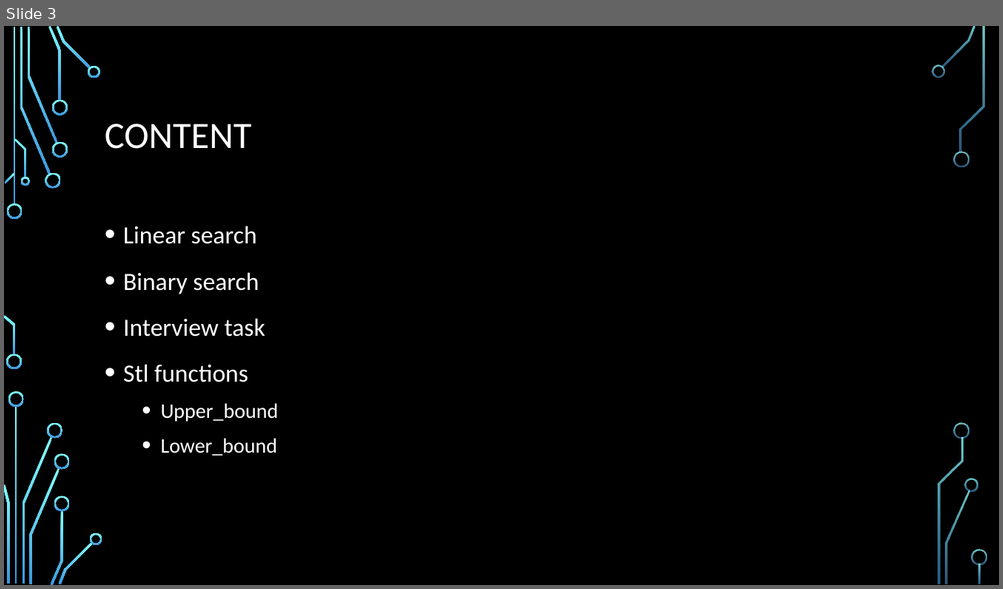
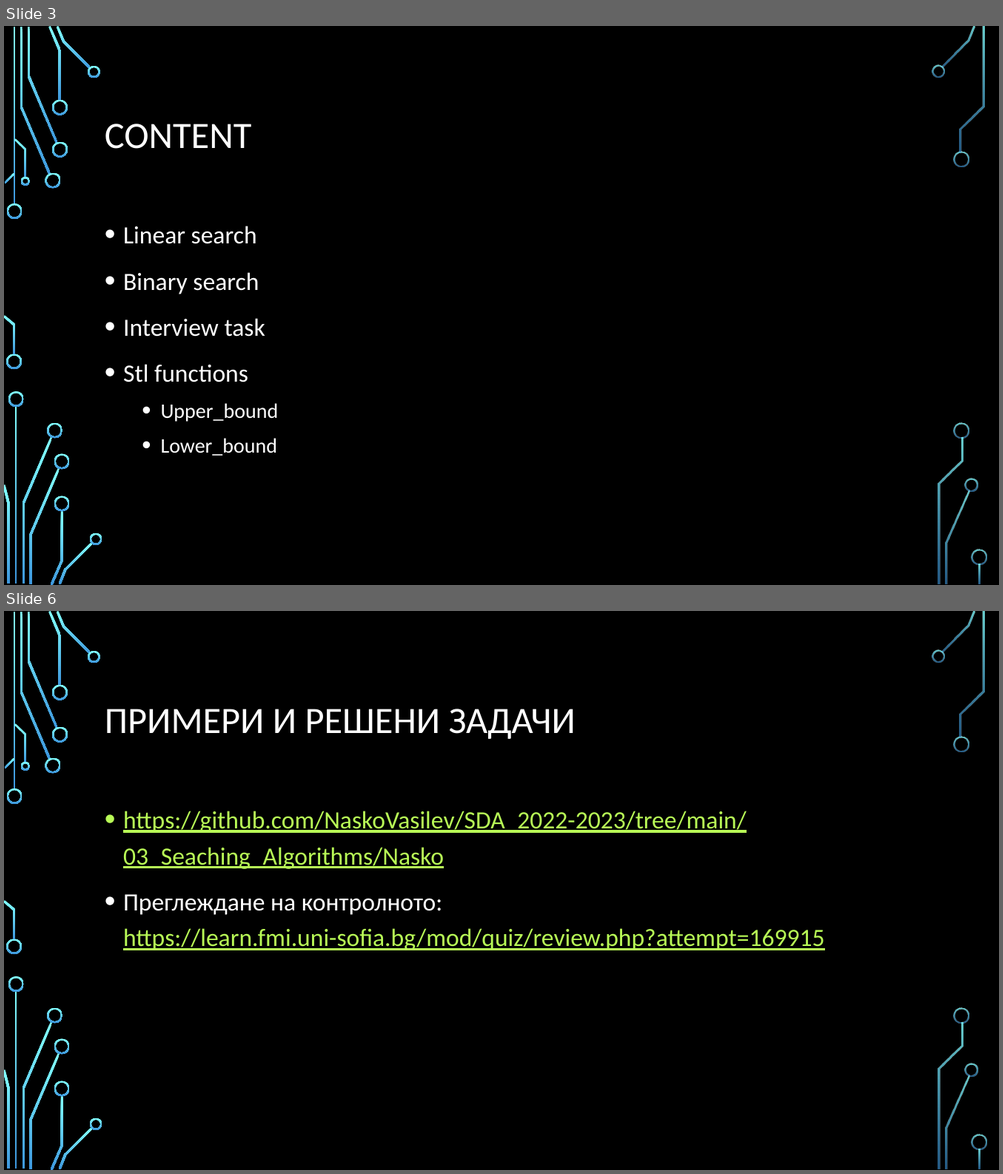
Before and after one commit to NaskoIT/SDA_2022-2023, a slide deck: 03_Seaching_Algorithms/Nasko/02_Searching_Algorithms.pptx. Shown one above the other, each under a label of ours: slide 3 before the commit, slides 3 and 6 after it; the slides between them are not shown. The pictures are 1003x589 and 1003x1174 pixels, drawn with LibreOffice and Linux fonts; fonts in the diff are those of the drawing; background and template pictures are left out. Boxes give left, top, right and bottom in pixels: in the first picture for what was removed or moved away, otherwise in the second. Text is boxed around its words. In the diff, an @@ line names an element or a change of style, - is before the commit and + after.

```diff
--- a/03_Seaching_Algorithms/Nasko/02_Searching_Algorithms.pptx
+++ b/03_Seaching_Algorithms/Nasko/02_Searching_Algorithms.pptx
@@ slide 6 added at (4, 611, 999, 1170), background picture (left out); not listed: 36 template elements that a slide beside it also shows @@
@@ title added at (105, 709, 575, 739), 36 pt, text #FFFFFF @@
+ПРИМЕРИ И РЕШЕНИ ЗАДАЧИ
@@ text added at (123, 811, 825, 951), 24 pt, text #B8FA56, underline @@
+• https://github.com/NaskoVasilev/SDA_2022-2023/tree/main/03_Seaching_Algorithms/Nasko
+• Преглеждане на контролното: https://learn.fmi.uni-sofia.bg/mod/quiz/review.php?attempt=169915
```
Also in this commit, not shown: 4 other slides added, 5 other files.
